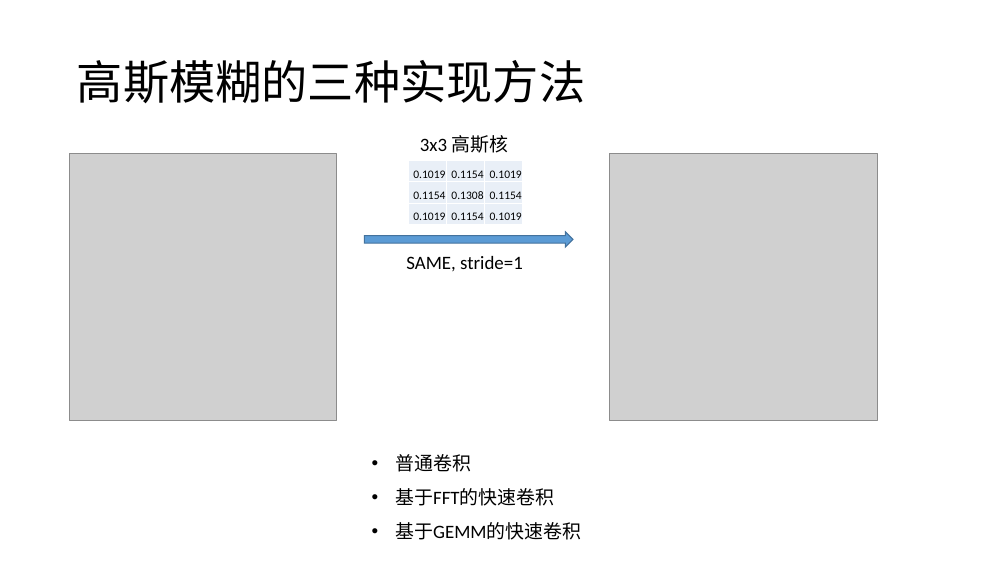
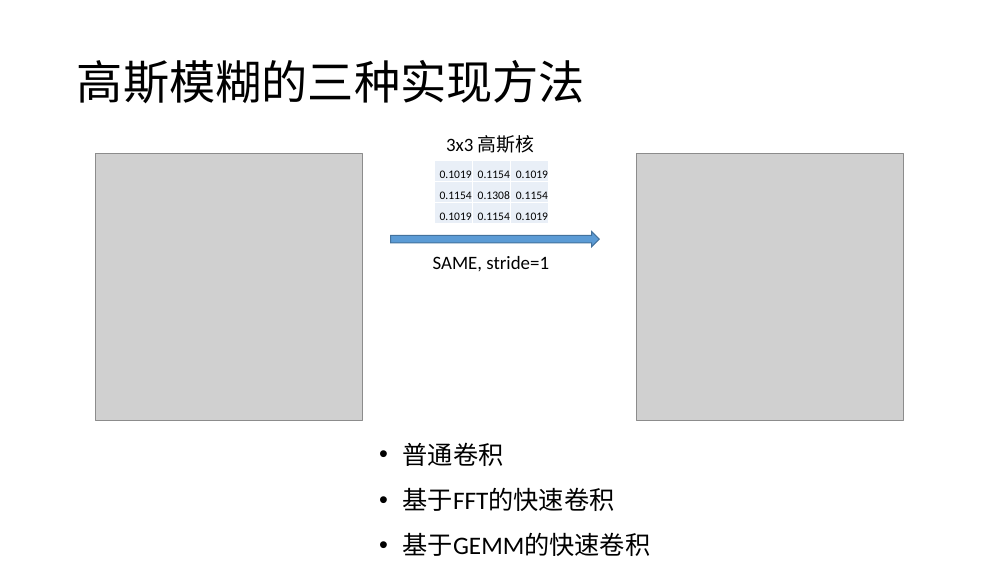
Before and after one commit to LeonJinC/Fast-Convolution-with-SIMD-and-GEMM, a slide deck: slide 27 of 结合SIMD和GEMM的快速卷积及其在高斯模糊中的应用.pptx (slide 25 before the commit). Drawn at 1008x567 pixels with LibreOffice and Linux fonts; fonts in the diff are those of the drawing; grey boxes stand for pictures. Boxes give left, top, right and bottom in pixels: in the first picture for what was removed or moved away, otherwise in the second. Text is boxed around its words. In the diff, an @@ line names an element or a change of style, - is before the commit and + after.

```diff
--- a/结合SIMD和GEMM的快速卷积及其在高斯模糊中的应用.pptx
+++ b/结合SIMD和GEMM的快速卷积及其在高斯模糊中的应用.pptx
@@ 2 pictures, 2 texts, 1 table, 1 right arrow: place and size @@
-2 pictures, 2 texts, 1 table, 1 right arrow at [70,135,877,420]
+2 pictures, 2 texts, 1 table, 1 right arrow at [95,135,903,420]
@@ text "普通卷积": place and size @@
-text "普通卷积" at [395,454,581,540]
+text "普通卷积" at [403,442,651,556]
@@ text "普通卷积" at [403,442,651,556]: size 18 to 24 pt @@
```
Also in this commit, not shown: 21 other slides changed, 4 slides added, 1 slide removed, 2 other files.
